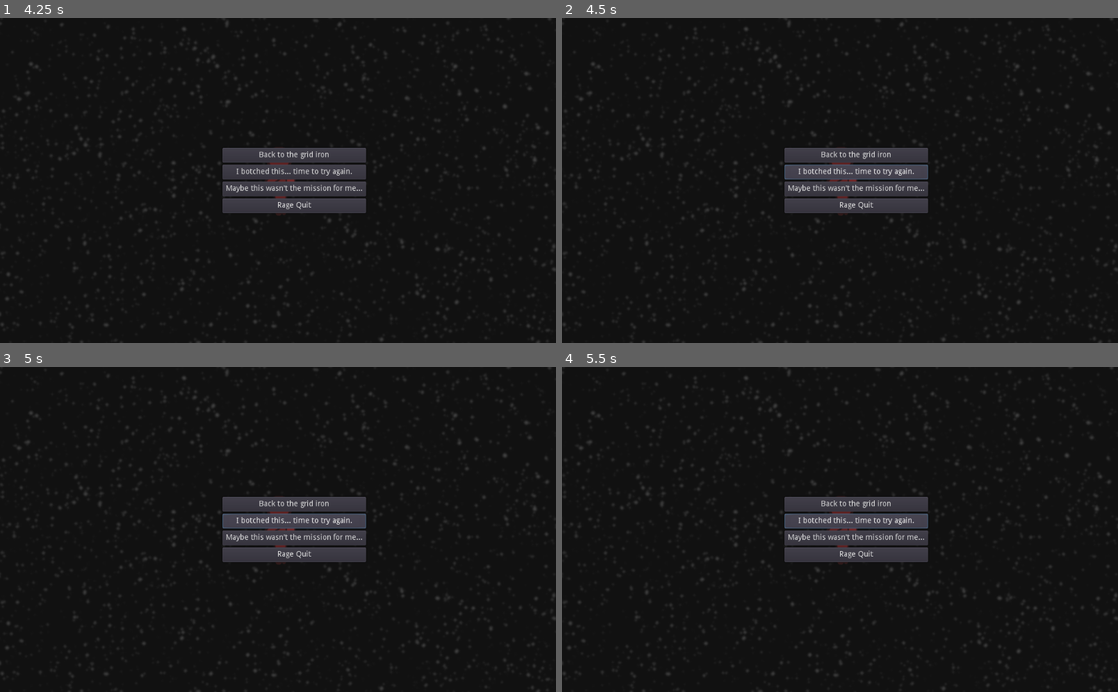
Above: before the commit, frames 1-4 (two rows, left to right).
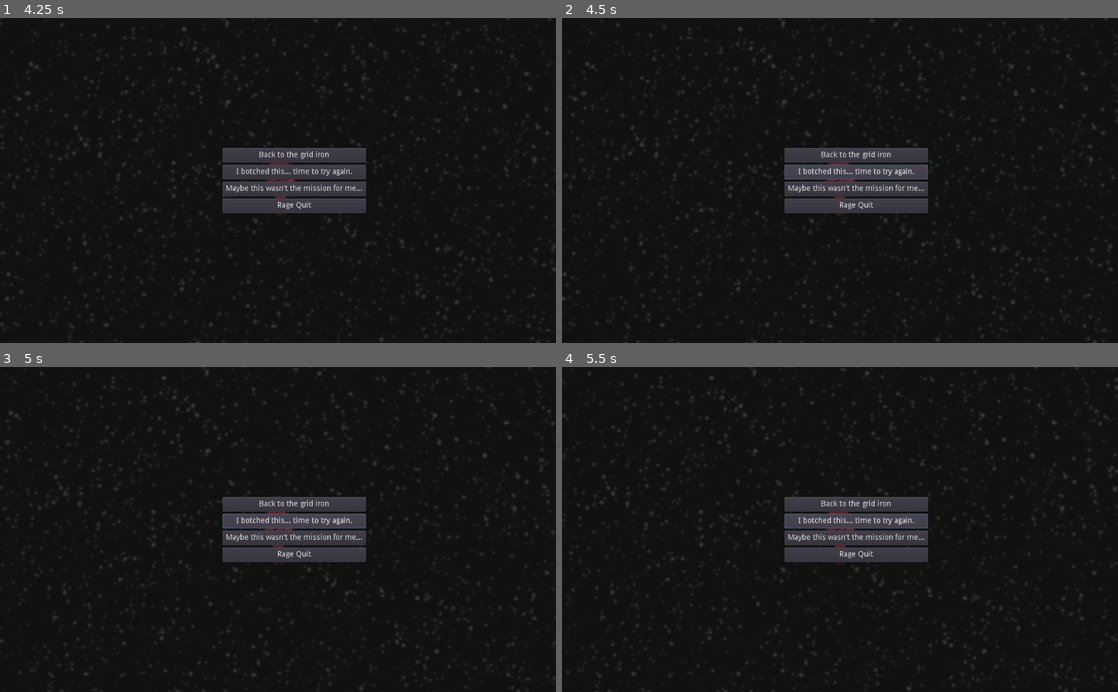
Above: after the commit, the same moments.

Repository: thecyberwraith/cb-gamejam-2021
Game: Godot game, scene res://Levels/Level2/Level2.tscn
Two runs of this game, one before a commit and one after it. Both use one fixed random seed, a clock stepped at 60 frames per second and the inputs below.
Inputs:
- Up to frame 1 (4.25 s): hold Right (ui_right) 0.53-1.28 s; tap Space (ui_select) at 0.77, 1.52, 3.02, 3.77 s; hold Down (ui_down) 1.28-2.03 s; hold Right (ui_right) 2.03-2.78 s; hold Up (ui_up) 2.78-3.53 s; hold Left (ui_left) from 3.53 s (still down); tap Escape (ui_cancel) at 4.15 s
- Up to frame 2 (4.5 s): release Left (ui_left) at 4.25 s; click "I botched this... time to try…" at 4.25 s
- Up to frame 3 (5 s): no input
- Up to frame 4 (5.5 s): click "I botched this... time to try…" at 5 s

Frame 1 is identical in both runs. In frame 2, 1.1% of the frame differs, in the area x 0-100%, y 0-100%; in frame 3, 1.1%; in frame 4, 1.1%.

Commit message:
Added Level 2 to list. Implemented restart.

Diff:
--- a/Menus/LevelsList.gd
+++ b/Menus/LevelsList.gd
@@ -3,7 +3,8 @@
 onready var back_button: Button = get_node("../BackButton")
 
 const LEVELS_LIST: Array = [
-	[ 'Level 1\nRepair that Bulb', 'res://Levels/Level1/Level1.tscn']
+	[ 'Repair that Bulb', 'res://Levels/Level1/Level1.tscn'],
+	[ 'Think Fast', 'res://Levels/Level2/Level2.tscn']
 ]
 const MainMenu = "res://Menus/MainMenu.tscn"
 
--- a/Menus/PauseMenuButtons.gd
+++ b/Menus/PauseMenuButtons.gd
@@ -10,6 +10,7 @@
 
 func _ready():
 	resume.connect("pressed", self, "unpause")
+	restart.connect("pressed", self, "restart")
 	levels.connect("pressed", self, "change_scene")
 	quit.connect("pressed", get_tree(), "quit")
 	container.hide()
@@ -20,6 +21,11 @@
 		print("Pausing")
 		get_tree().paused = true
 
+func restart():
+	get_tree().paused = false
+	var this_scene = get_tree().root.get_child(0).filename
+	get_tree().change_scene(this_scene)
+
 func change_scene():
 	get_tree().paused = false
 	get_tree().change_scene_to(LevelSelect)
